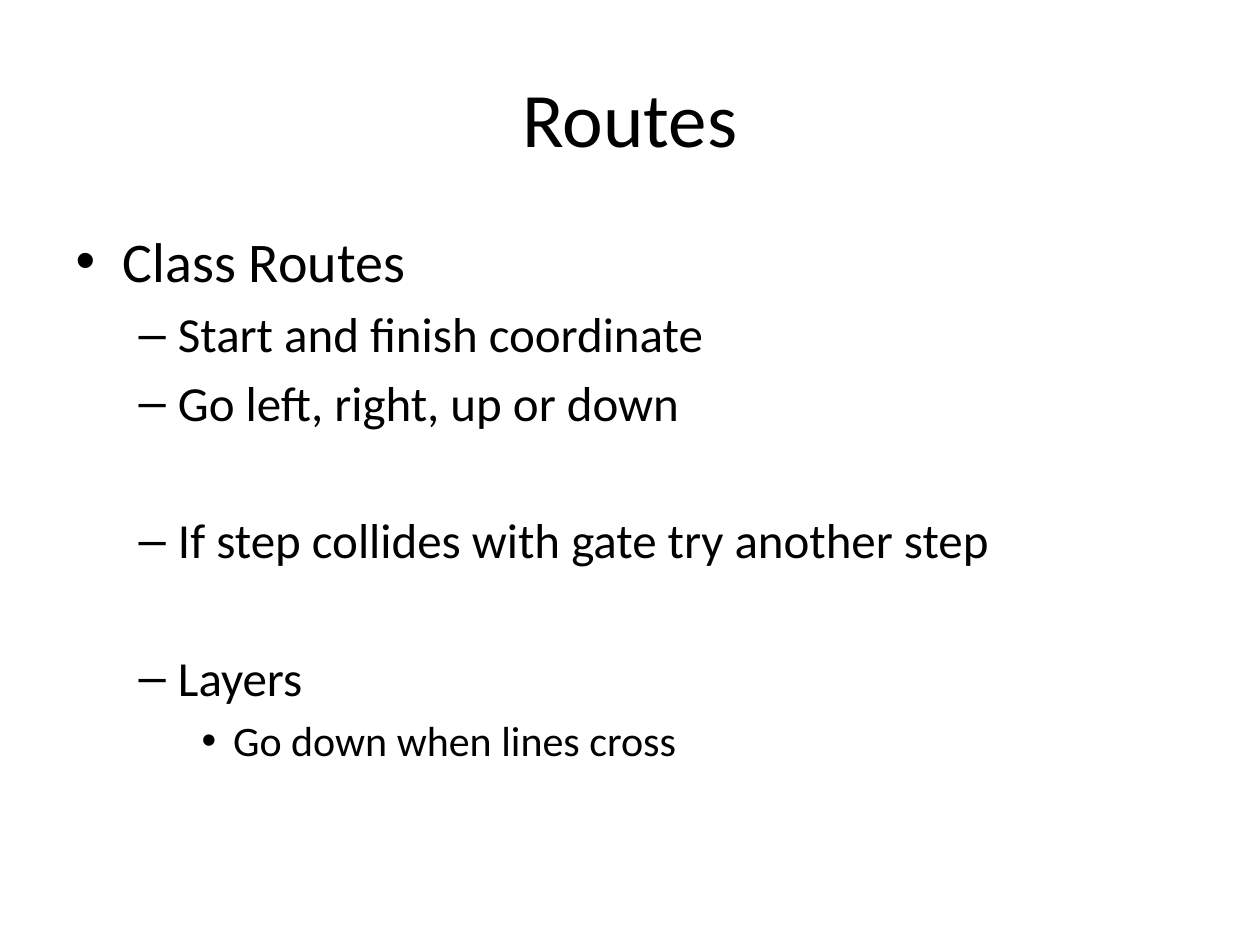
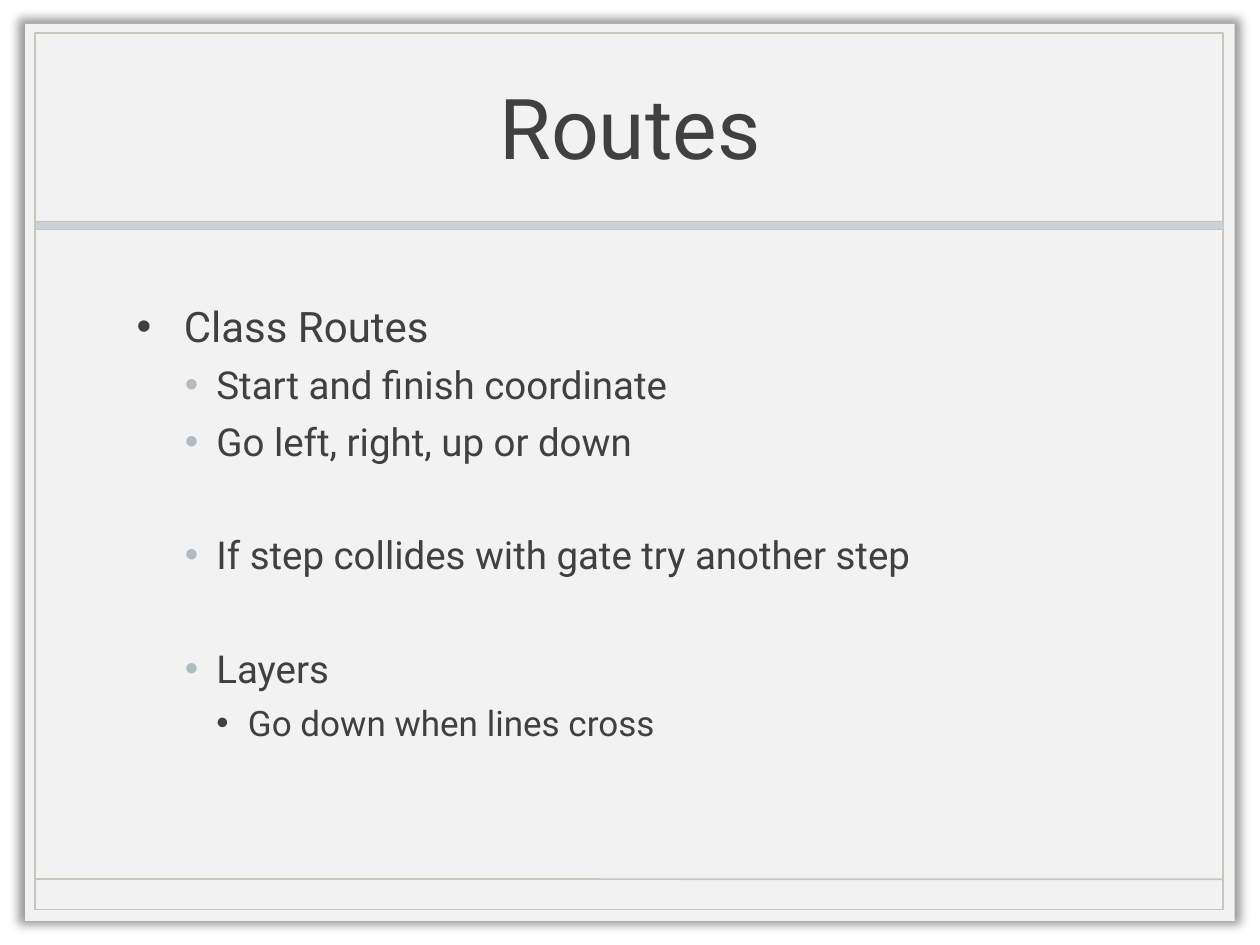
Before and after one commit to michielpauw/Heuristics, a slide deck: slide 7 of Presentatie chips and circuits.pptx (slide 6 before the commit). Drawn at 1260x945 pixels with LibreOffice and Linux fonts; fonts in the diff are those of the drawing; background and template pictures are left out. Boxes give left, top, right and bottom in pixels: in the first picture for what was removed or moved away, otherwise in the second. Text is boxed around its words. In the diff, an @@ line names an element or a change of style, - is before the commit and + after.

```diff
--- a/Presentatie chips and circuits.pptx
+++ b/Presentatie chips and circuits.pptx
@@ title "Routes": place and size @@
-title "Routes" at (523,97,738,148)
+title "Routes" at (499,99,760,160)
@@ title "Routes" at (499,99,760,160): size 44 to 48 pt, font Calibri to Roboto, text colour #000000 to #404040 @@
@@ group added at (25,24,1235,921): 3 rectangles, 1 line @@
@@ text "Class Routes": place and size @@
-text "Class Routes" at (123,243,989,757)
+text "Class Routes" at (184,310,910,737)
@@ text "Class Routes" at (184,310,910,737): size 32 to 24 pt in "Class Routes"; font Calibri to Roboto, text colour #000000 to #404040; size 28 to 22 pt in "Start and finish coordinate", "Go left, right, up or down", "If step collides with gate try another ...", "Layers"; size 24 to 20 pt in "Go down when lines cross"; more space between paragraphs; bullet – to •; indent changed @@
```
Also in this commit, not shown: 5 other slides changed, 6 slides added, 1 slide removed, 4 other files.
